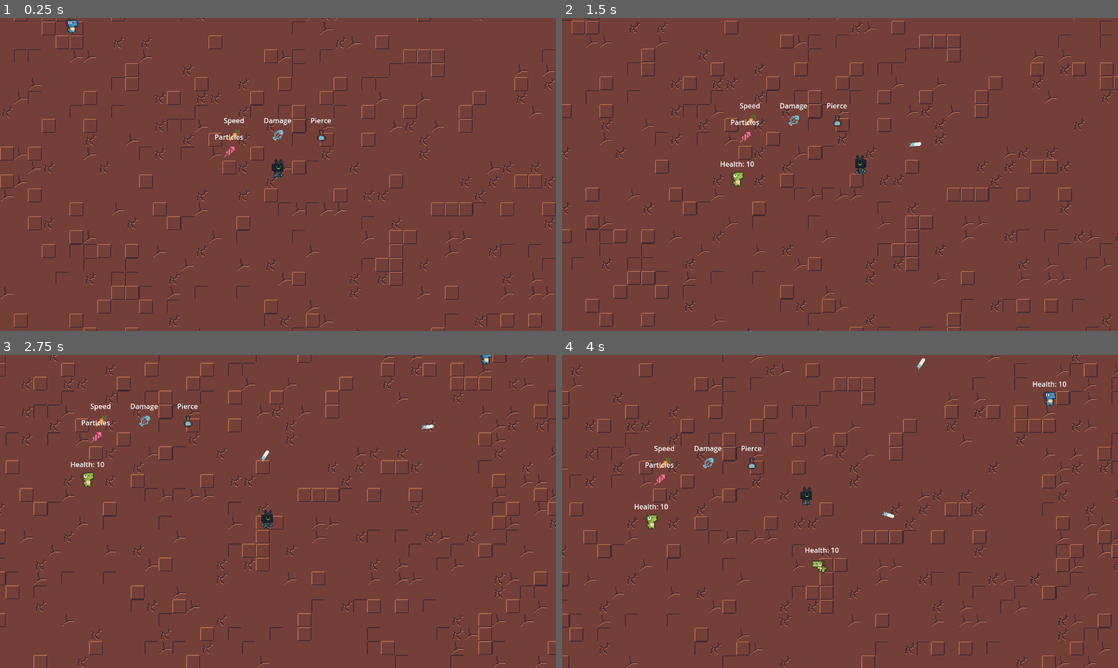
Above: before the commit, frames 1-4 (two rows, left to right).
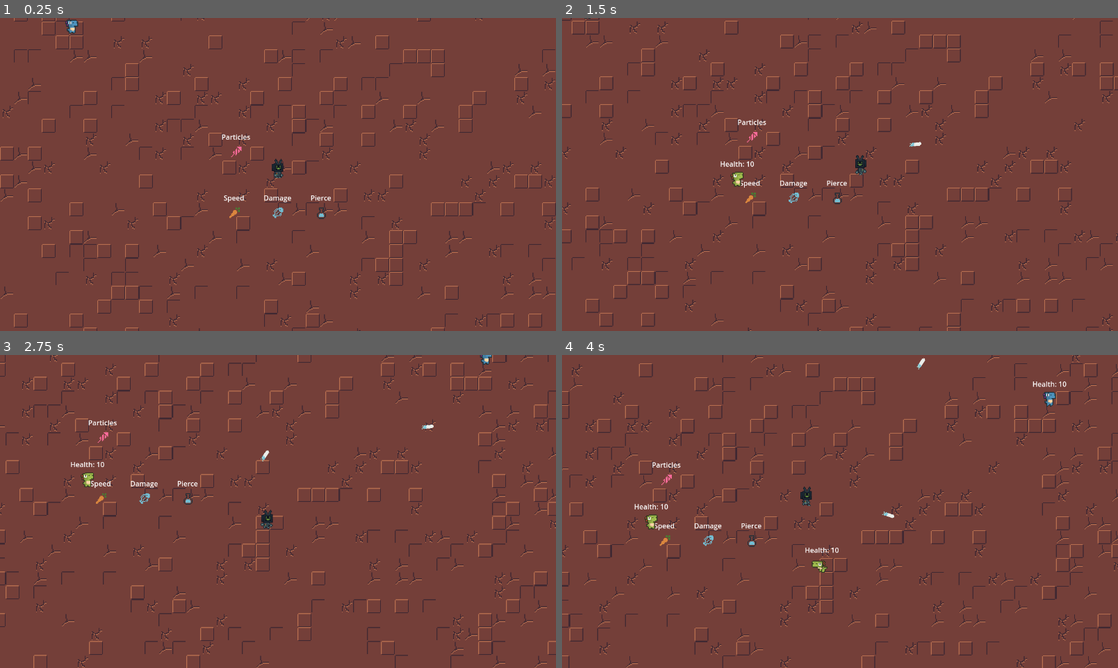
Above: after the commit, the same moments.

Repository: Bitlytic/Strategy-GDScript
Game: Godot game, scene res://Scenes/main.tscn
The game is run twice, just before and just after one commit, with the same random seed, the same clock (stepped at 60 frames per second) and the same inputs.
Inputs (mouse positions are in pixels of both pictures, inside the frame that each line leads up to):
- Up to frame 1 (0.25 s): no input
- Up to frame 2 (1.5 s): tap Enter at 0.5 s; move the mouse to (962, 158) at 0.52 s; hold D (move_right) 0.53-1.28 s; click (962, 158) at 0.6 s; move the mouse to (728, 190) at 1.27 s; hold S (move_down) from 1.28 s (still down); tap E (spawn_enemy) at 1.35 s
- Up to frame 3 (2.75 s): move the mouse to (333, 442) at 2.02 s; release S (move_down) at 2.03 s; hold D (move_right) from 2.03 s (still down); click (333, 442) at 2.1 s
- Up to frame 4 (4 s): move the mouse to (812, 574) at 2.77 s; release D (move_right) at 2.78 s; hold W (move_up) 2.78-3.53 s; tap E (spawn_enemy) at 2.85 s; move the mouse to (1006, 558) at 3.52 s; hold A (move_left) from 3.53 s (still down); click (1006, 558) at 3.6 s

The runs differ from the first frame. In frame 1, 0.5% of the frame differs, in the area x 38-60%, y 32-65%; in frame 2, 0.5%; in frame 3, 0.5%, in the area x 14-36%, y 15-48%; in frame 4, 0.5%.

Commit message:
Super small cleanup

Diff:
--- a/Scenes/main.tscn
+++ b/Scenes/main.tscn
@@ -394,19 +394,21 @@
 [node name="Upgrades" type="Node" parent="."]
 
 [node name="Upgrade" parent="Upgrades" instance=ExtResource("5_7nh6k")]
-position = Vector2(-50, -45)
+position = Vector2(-50, 44)
 bullet_strategy = ExtResource("6_tlnjk")
+needs_update = false
 
 [node name="Upgrade2" parent="Upgrades" instance=ExtResource("5_7nh6k")]
-position = Vector2(0, -45)
+position = Vector2(0, 44)
 bullet_strategy = ExtResource("7_i5k8s")
+needs_update = false
 
 [node name="Upgrade3" parent="Upgrades" instance=ExtResource("5_7nh6k")]
-position = Vector2(50, -45)
+position = Vector2(50, 44)
 bullet_strategy = ExtResource("8_t5n6q")
 needs_update = false
 
 [node name="Upgrade4" parent="Upgrades" instance=ExtResource("5_7nh6k")]
-position = Vector2(-56, -26)
+position = Vector2(-48, -26)
 bullet_strategy = ExtResource("7_44jfx")
 needs_update = false
Not shown: 1 places in Scenes/main.tscn that only renumber resources
